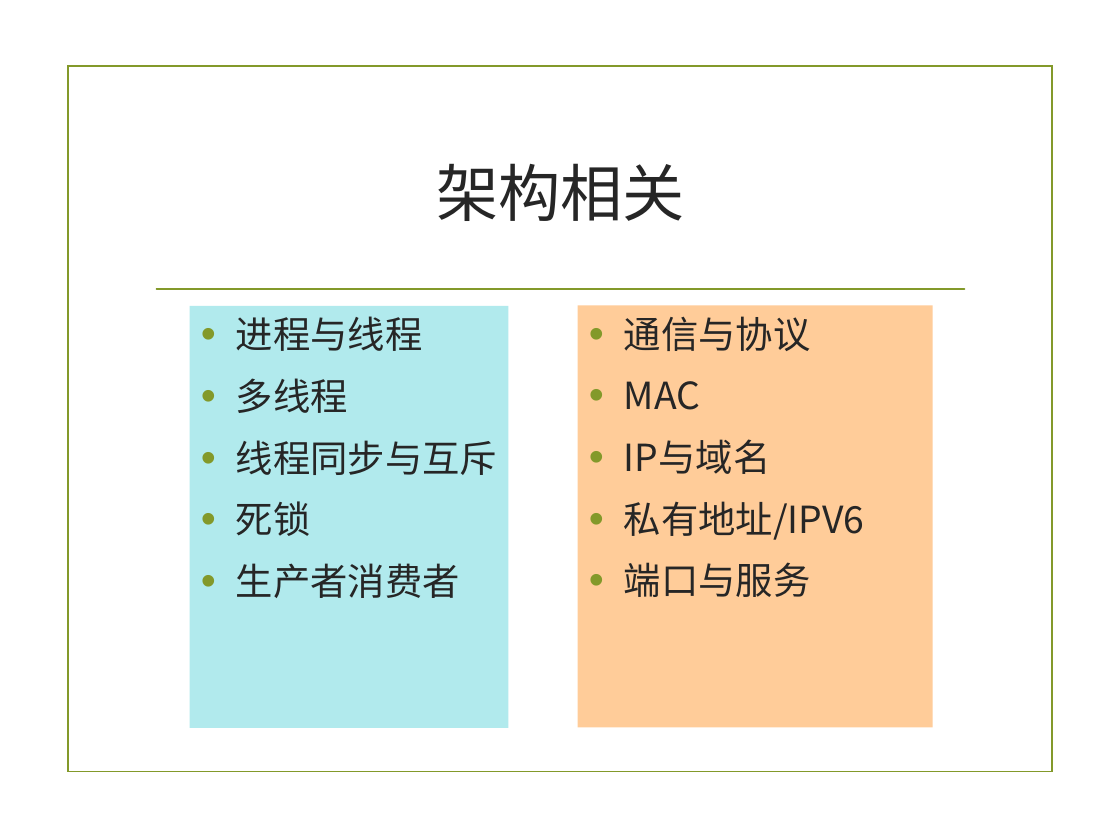
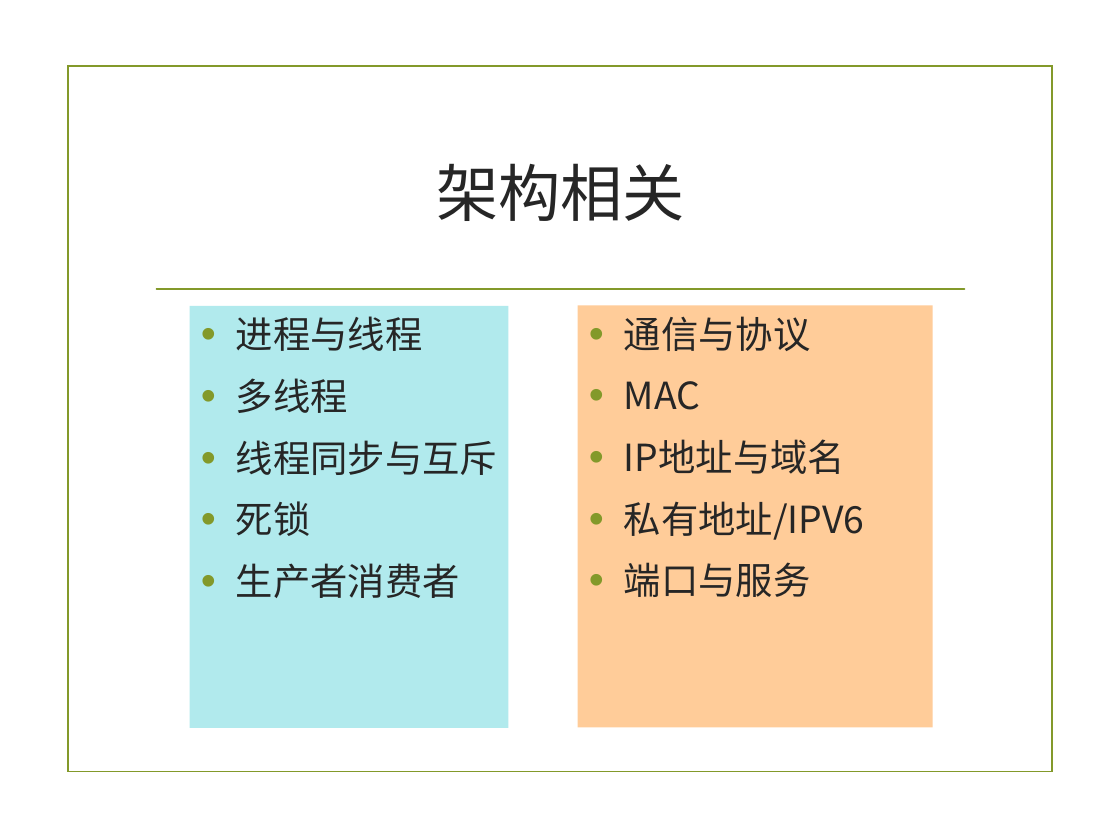
Before and after one commit to zuoshenghuang/curriculum, a slide deck: slide 18 of software/Ch_X_summary.pptx. Drawn at 1120x840 pixels with LibreOffice and Linux fonts; fonts in the diff are those of the drawing; background and template pictures are left out. Boxes give left, top, right and bottom in pixels: in the first picture for what was removed or moved away, otherwise in the second. Text is boxed around its words. In the diff, an @@ line names an element or a change of style, - is before the commit and + after.

```diff
--- a/software/Ch_X_summary.pptx
+++ b/software/Ch_X_summary.pptx
@@ text in rectangle at [624, 439, 845, 474]: text changed @@
-• IP与域名
+• IP地址与域名
```
Also in this commit, not shown: 5 other slides changed, 35 other files.
